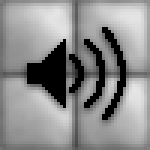
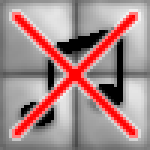
Two versions of the same layered image (150x150). Layer-by-layer changes:
showed "Ebene 3" over [12, 12, 138, 138]
showed "Ebene 2" over [21, 27, 123, 126]
hid "Ebene 7" over [27, 27, 126, 120]
